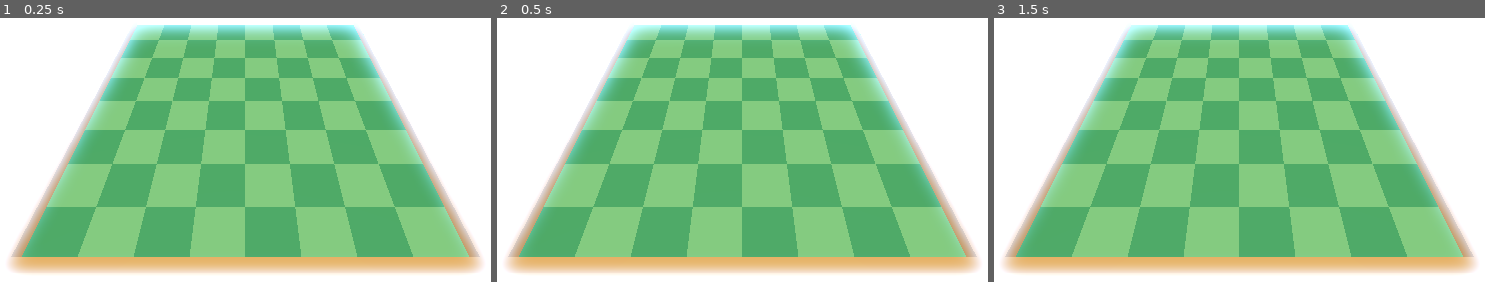
Above: before the commit, frames 1-3 (left to right).
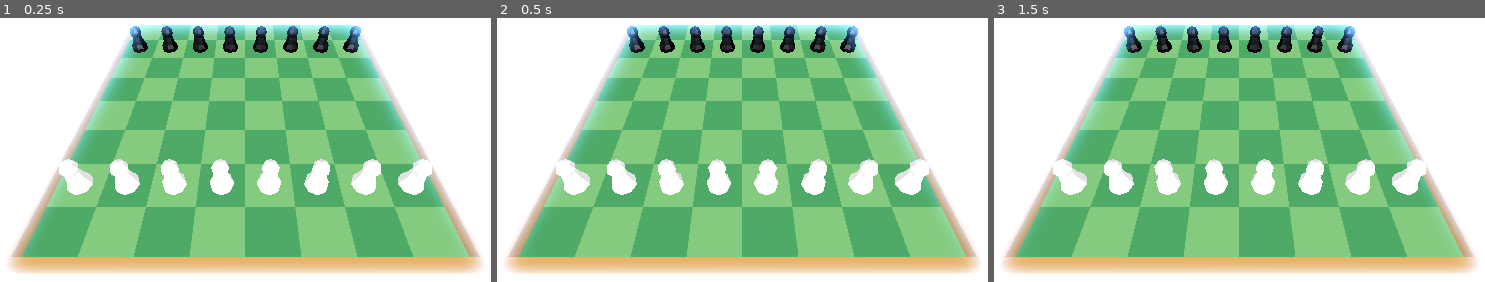
Above: after the commit, the same moments.

Repository: rickyguerin/Fairway-Chess-Jam-Submission
Game: Godot game, scene res://scenes/game.tscn
The game is run twice, just before and just after one commit, with the same random seed, the same clock (stepped at 60 frames per second) and the same inputs.
Inputs (mouse positions are in pixels of both pictures, inside the frame that each line leads up to):
- Up to frame 1 (0.25 s): no input
- Up to frame 2 (0.5 s): no input
- Up to frame 3 (1.5 s): tap Enter at 0.5 s; move the mouse to (1416, 78) at 0.52 s; hold A (A) 0.53-1.28 s; click (1416, 78) at 0.67 s; tap D (D) at 0.8, 1.35 s; tap Space at 1.25 s; move the mouse to (1077, 123) at 1.27 s; click (1077, 123) at 1.42 s

The runs differ from the first frame. In frame 1, 6.1% of the frame differs, in the area x 12-88%, y 3-68%; in frame 2, 6.0%; in frame 3, 6.0%.

Commit message:
move scripts to scripts folder

Diff:
--- a/godot/scenes/game.tscn
+++ b/godot/scenes/game.tscn
@@ -1,10 +1,10 @@
 [gd_scene load_steps=7 format=3 uid="uid://4yetqslefb6c"]
 
-[ext_resource type="Script" path="res://scenes/game.gd" id="1_1yvmv"]
+[ext_resource type="Script" path="res://scripts/game.gd" id="1_1yvmv"]
 [ext_resource type="PackedScene" uid="uid://dmkvcps1nimot" path="res://scenes/board.tscn" id="1_v7mcm"]
-[ext_resource type="PackedScene" uid="uid://dgjvuampew38d" path="res://scenes/white_pawn.tscn" id="2_q8nit"]
-[ext_resource type="PackedScene" uid="uid://0ohvtdi5fq2g" path="res://scenes/black_pawn.tscn" id="3_ifol8"]
+[ext_resource type="PackedScene" uid="uid://de0mra8kbdla0" path="res://scenes/pieces/black_pawn.tscn" id="3_ifol8"]
 [ext_resource type="PackedScene" uid="uid://vy7keink38n2" path="res://scenes/OrbitCamera.tscn" id="4_qw6ff"]
+[ext_resource type="PackedScene" uid="uid://dev6y8lw81op1" path="res://scenes/pieces/white_pawn.tscn" id="4_vv0m4"]
 
 [sub_resource type="Environment" id="Environment_8k3b6"]
 background_mode = 1
@@ -28,28 +28,28 @@
 
 [node name="White Pieces" type="Node" parent="."]
 
-[node name="pawn 1" parent="White Pieces" instance=ExtResource("2_q8nit")]
+[node name="pawn 1" parent="White Pieces" instance=ExtResource("4_vv0m4")]
 transform = Transform3D(1, 0, 0, 0, 1, 0, 0, 0, 1, -7, 0, 5)
 
-[node name="pawn 2" parent="White Pieces" instance=ExtResource("2_q8nit")]
+[node name="pawn 2" parent="White Pieces" instance=ExtResource("4_vv0m4")]
 transform = Transform3D(1, 0, 0, 0, 1, 0, 0, 0, 1, -5, 0, 5)
 
-[node name="pawn 3" parent="White Pieces" instance=ExtResource("2_q8nit")]
+[node name="pawn 3" parent="White Pieces" instance=ExtResource("4_vv0m4")]
 transform = Transform3D(1, 0, 0, 0, 1, 0, 0, 0, 1, -3, 0, 5)
 
-[node name="pawn 4" parent="White Pieces" instance=ExtResource("2_q8nit")]
+[node name="pawn 4" parent="White Pieces" instance=ExtResource("4_vv0m4")]
 transform = Transform3D(1, 0, 0, 0, 1, 0, 0, 0, 1, -1, 0, 5)
 
-[node name="pawn 5" parent="White Pieces" instance=ExtResource("2_q8nit")]
+[node name="pawn 5" parent="White Pieces" instance=ExtResource("4_vv0m4")]
 transform = Transform3D(1, 0, 0, 0, 1, 0, 0, 0, 1, 1, 0, 5)
 
-[node name="pawn 6" parent="White Pieces" instance=ExtResource("2_q8nit")]
+[node name="pawn 6" parent="White Pieces" instance=ExtResource("4_vv0m4")]
 transform = Transform3D(1, 0, 0, 0, 1, 0, 0, 0, 1, 3, 0, 5)
 
-[node name="pawn 7" parent="White Pieces" instance=ExtResource("2_q8nit")]
+[node name="pawn 7" parent="White Pieces" instance=ExtResource("4_vv0m4")]
 transform = Transform3D(1, 0, 0, 0, 1, 0, 0, 0, 1, 5, 0, 5)
 
-[node name="pawn 8" parent="White Pieces" instance=ExtResource("2_q8nit")]
+[node name="pawn 8" parent="White Pieces" instance=ExtResource("4_vv0m4")]
 transform = Transform3D(1, 0, 0, 0, 1, 0, 0, 0, 1, 7, 0, 5)
 
 [node name="Black Pieces" type="Node" parent="."]
--- a/godot/scenes/PlayerPiece.gd
+++ b/godot/scripts/PlayerPiece.gd
@@ -10,8 +10,8 @@
 @onready var is_selected := false
 
 func _ready():
-	$pawn/StaticBody3D.connect("mouse_entered", _on_mouse_entered)
-	$pawn/StaticBody3D.connect("mouse_exited", _on_mouse_exited)
+	$"pawn-rigid".connect("mouse_entered", _on_mouse_entered)
+	$"pawn-rigid".connect("mouse_exited", _on_mouse_exited)
 
 
 func _physics_process(delta):
@@ -32,14 +32,14 @@
 
 
 func select():
-	$pawn.set_surface_override_material(0, SELECTED_MATERIAL)
+	$"pawn-rigid/pawn-rigid".set_surface_override_material(0, SELECTED_MATERIAL)
 	$arrow.visible = true
 	is_selected = true
 
 
 func unselect():
 	rotation = Vector3()
-	$pawn.set_surface_override_material(0, null)
+	$"pawn-rigid/pawn-rigid".set_surface_override_material(0, null)
 	$arrow.visible = false
 	is_selected = false
 
Renamed: godot/scenes/game.gd -> godot/scripts/game.gd
